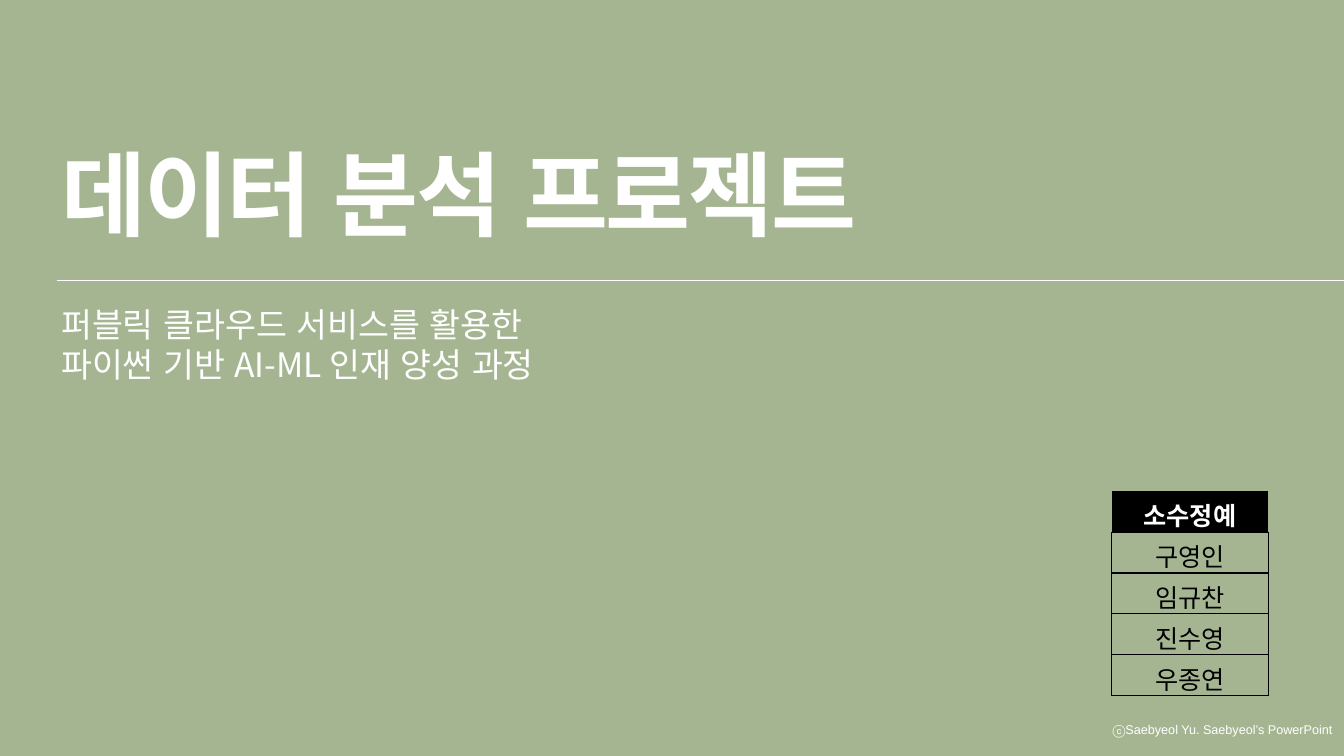
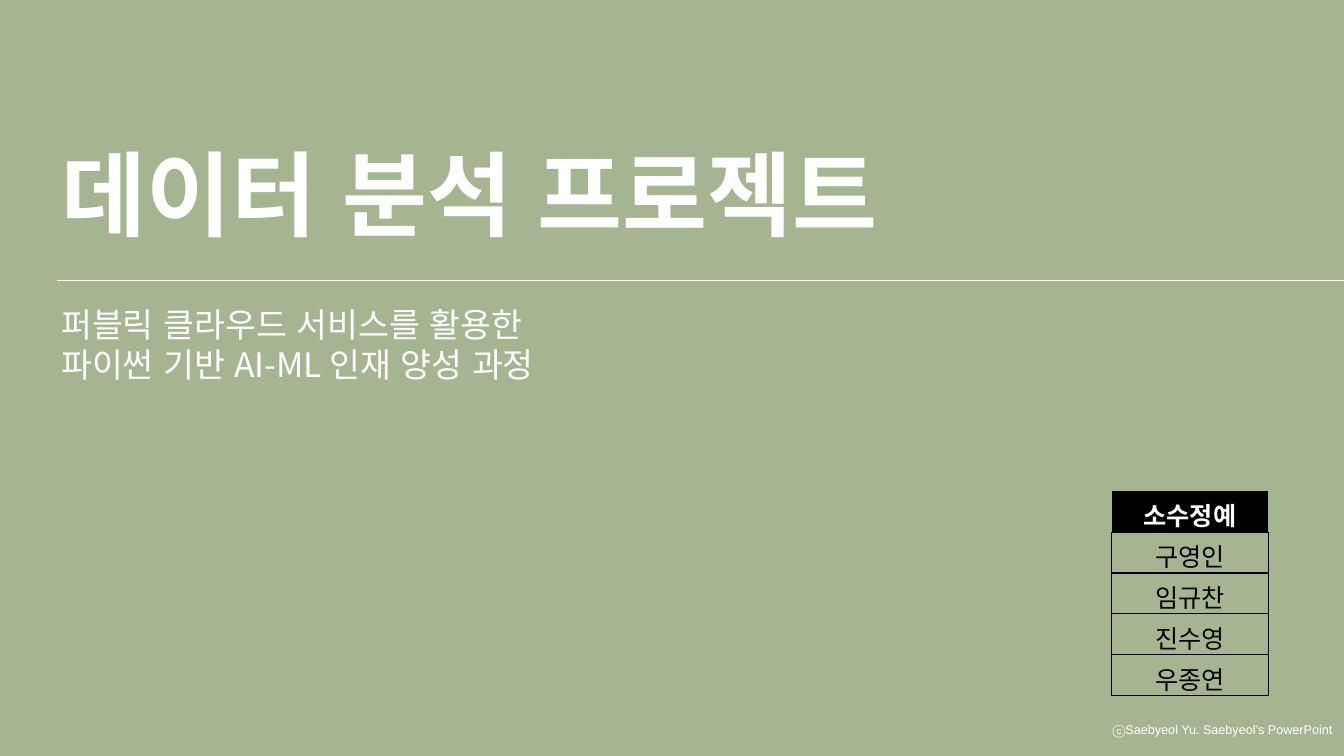
Before and after one commit to miimeunm/KDigital_python_teamProject, a slide deck: slide 1 of 데이터분석프로젝트_팀_소수정예/데이터분석프로젝트_팀소수정예.pptx. Drawn at 1344x756 pixels with LibreOffice and Linux fonts; fonts in the diff are those of the drawing. Boxes give left, top, right and bottom in pixels: in the first picture for what was removed or moved away, otherwise in the second. Text is boxed around its words. In the diff, an @@ line names an element or a change of style, - is before the commit and + after.

Commit message:
23/07/30 데이터 분석 발표 ppt 업데이트

```diff
--- a/데이터분석프로젝트_팀_소수정예/데이터분석프로젝트_팀소수정예.pptx
+++ b/데이터분석프로젝트_팀_소수정예/데이터분석프로젝트_팀소수정예.pptx
@@ text "데이터 분석 프로젝트" at (61,151,878,237): letter spacing -1.5 to 0 pt @@
```
Also in this commit, not shown: 3 other slides changed, 24 slides added, 20 slides removed.
